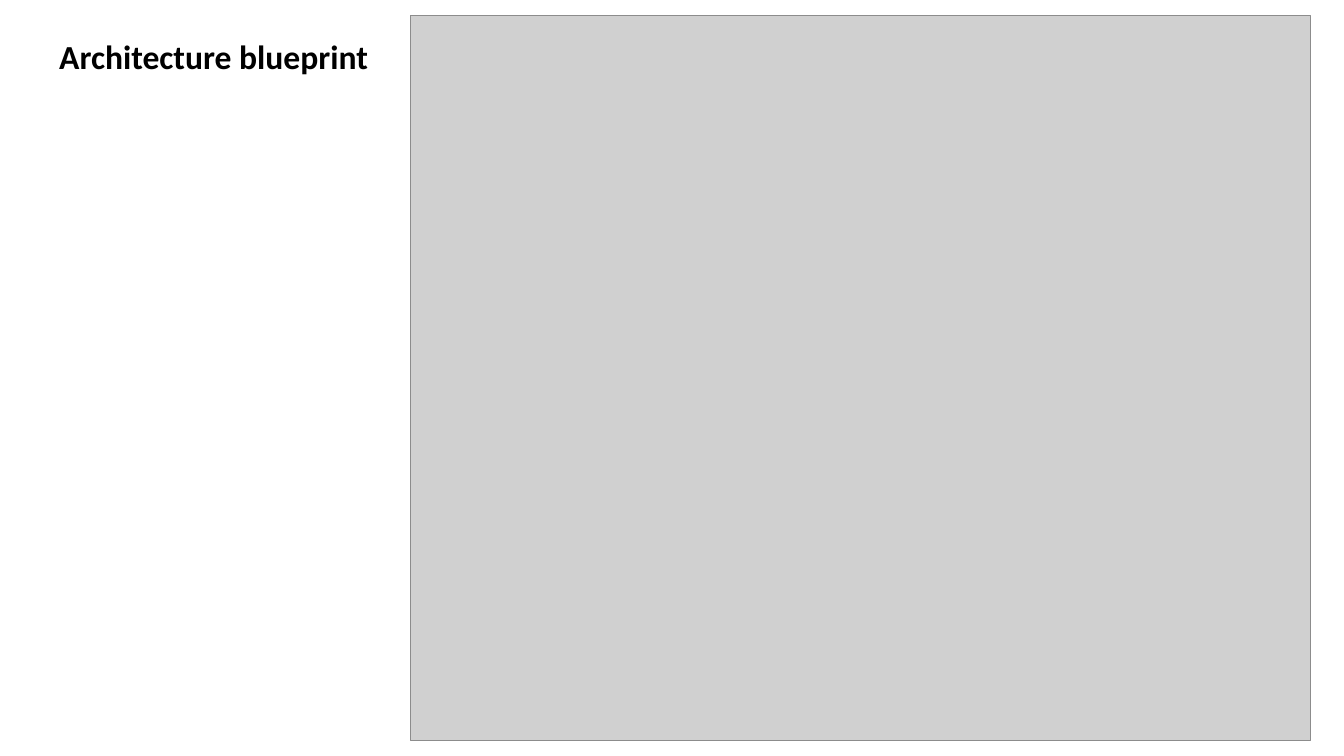
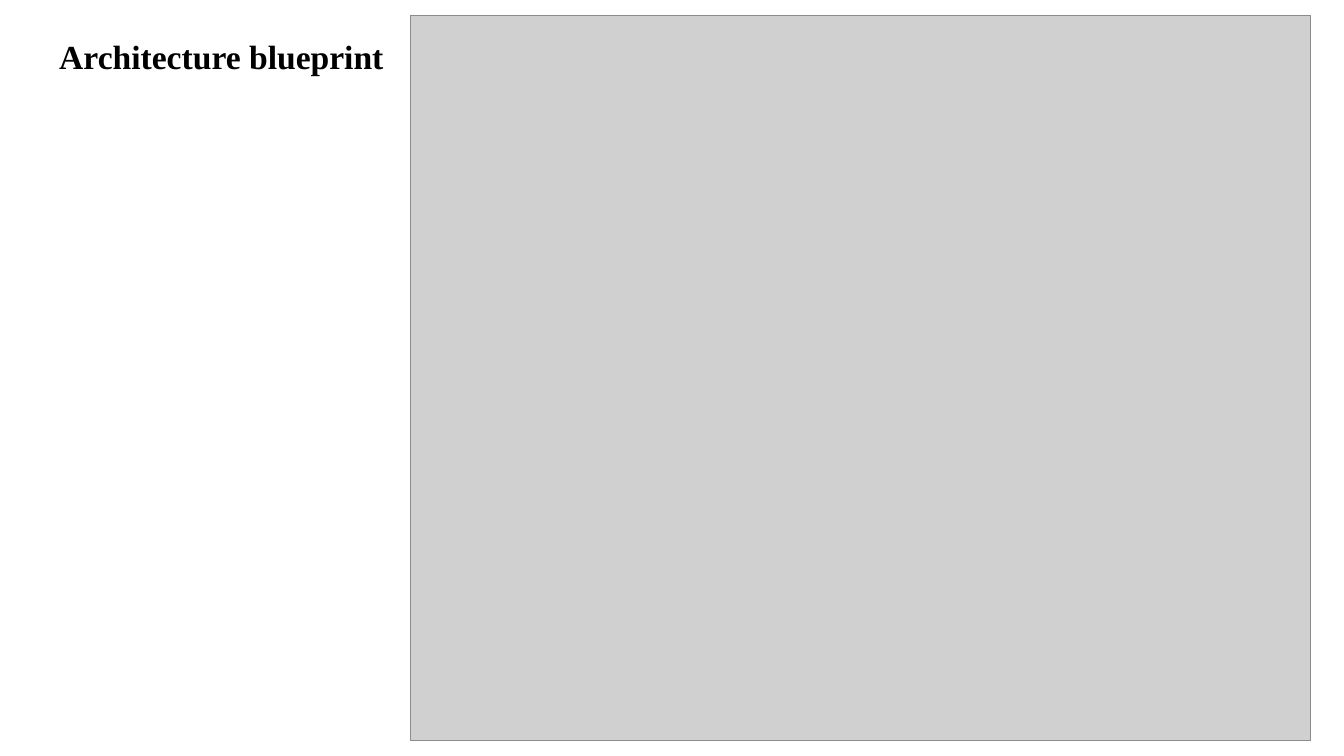
Before and after one commit to rdutta-ui/Research-Agent-Project, a slide deck: slide 9 of Project Submission Template for EduentFoundation_IBMUniversityEngagement-Bob.pptx. Drawn at 1344x756 pixels with LibreOffice and Linux fonts; fonts in the diff are those of the drawing; grey boxes stand for pictures. Boxes give left, top, right and bottom in pixels: in the first picture for what was removed or moved away, otherwise in the second. Text is boxed around its words. In the diff, an @@ line names an element or a change of style, - is before the commit and + after.

```diff
--- a/Project Submission Template for EduentFoundation_IBMUniversityEngagement-Bob.pptx
+++ b/Project Submission Template for EduentFoundation_IBMUniversityEngagement-Bob.pptx
@@ text "Architecture blueprint" at [59, 45, 383, 75]: font Calibri to Times New Roman @@
```
Also in this commit, not shown: 14 other slides changed, 2 slides added.
